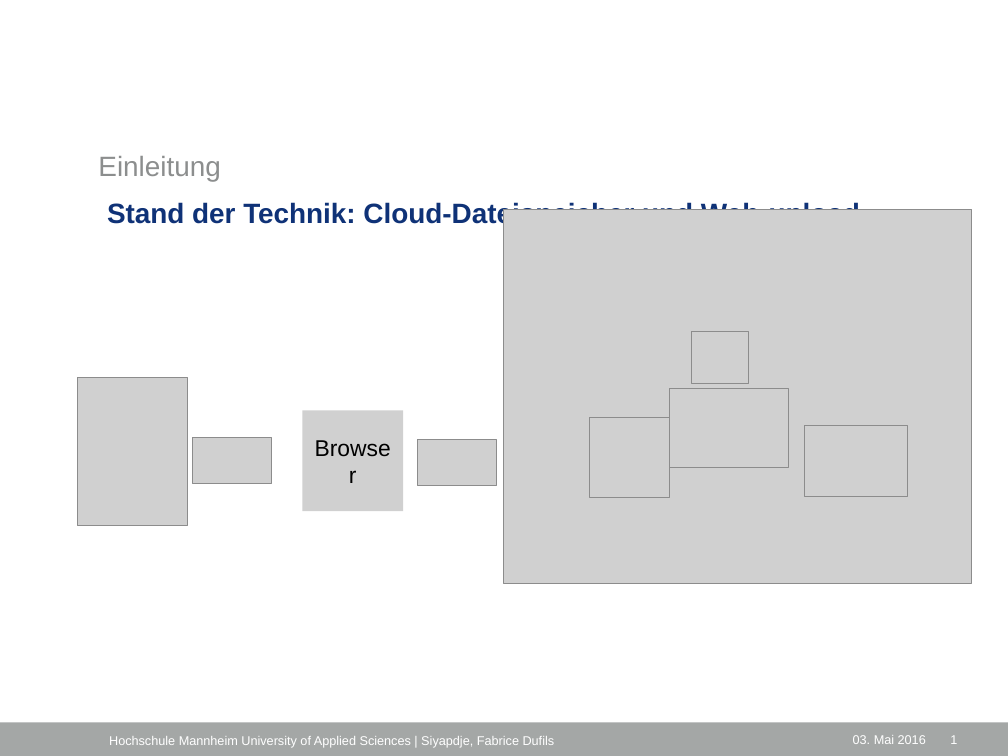
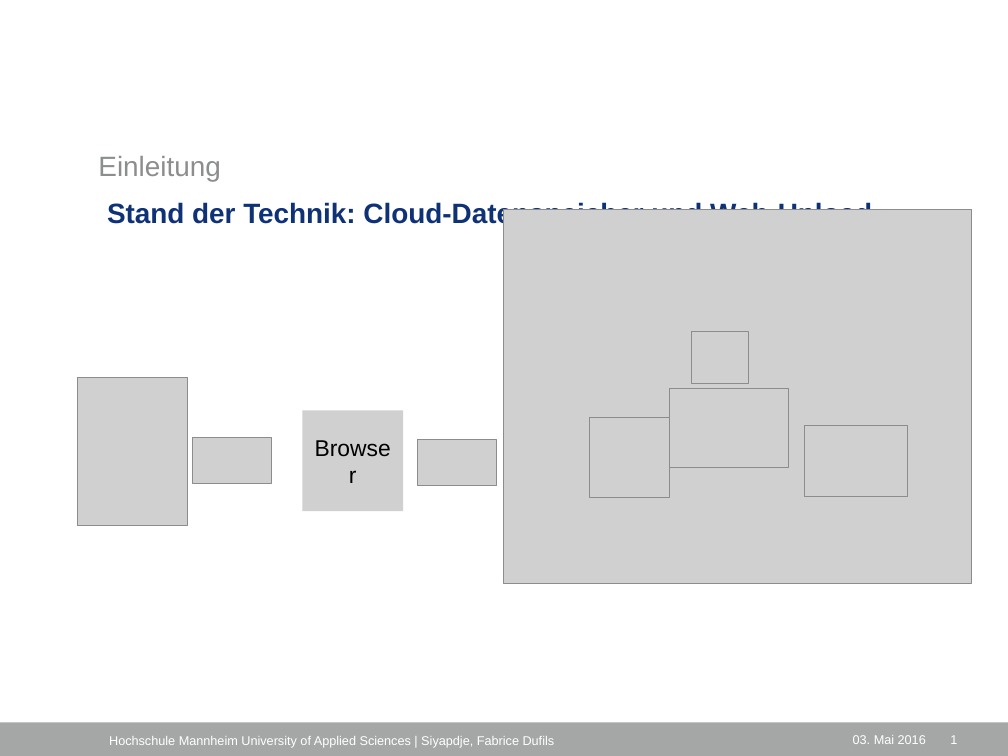
Before and after one commit to fab-du/documentations, a slide deck: slide 4 of vortrag/Untitled 1.odp. Drawn at 1008x756 pixels with LibreOffice and Linux fonts; fonts in the diff are those of the drawing; grey boxes stand for pictures; background and template pictures are left out. Boxes give left, top, right and bottom in pixels: in the first picture for what was removed or moved away, otherwise in the second. Text is boxed around its words. In the diff, an @@ line names an element or a change of style, - is before the commit and + after.

```diff
--- a/vortrag/Untitled 1.odp
+++ b/vortrag/Untitled 1.odp
@@ title at [107, 201, 872, 228]: text changed @@
-Stand der Technik: Cloud-Dateispeicher und Web-upload
+Stand der Technik: Cloud-Datenspeicher und Web-Upload
```
Also in this commit, not shown: 16 other slides changed, 1 slide removed, 1 other file.
